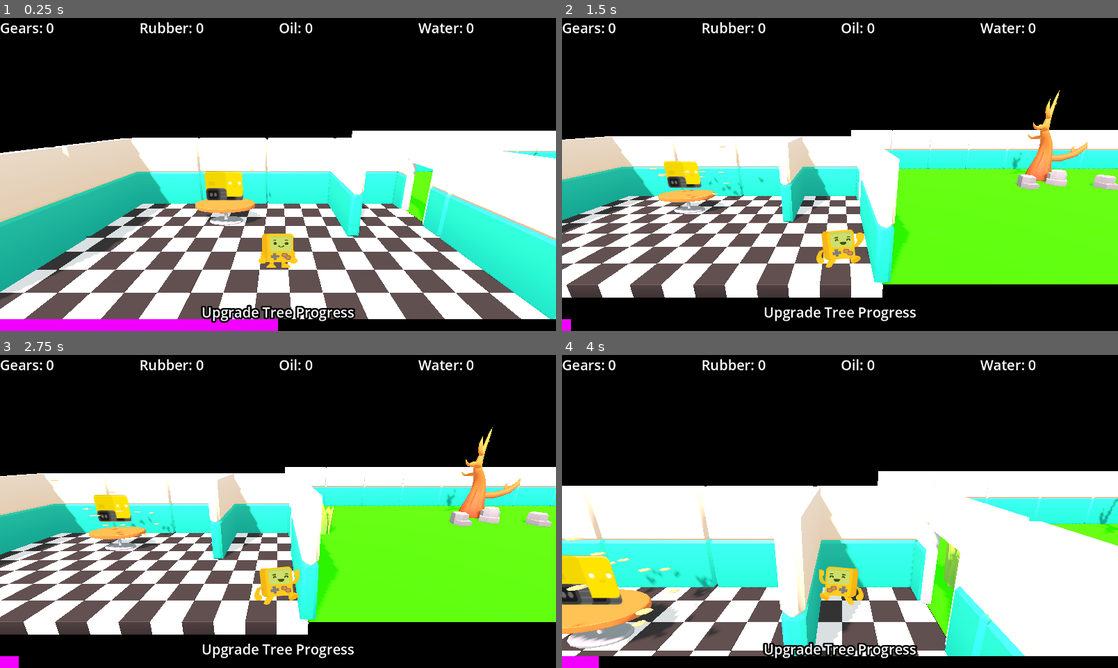
Above: before the commit, frames 1-4 (two rows, left to right).
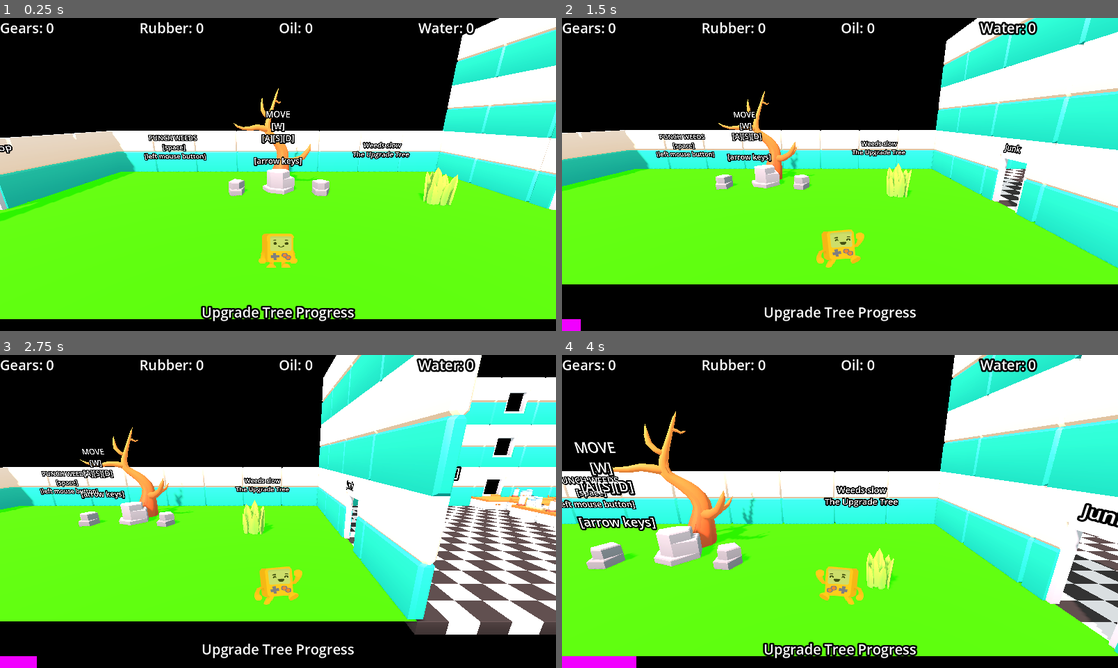
Above: after the commit, the same moments.

Repository: GentoMedia/SoloDevelopment-Jam-Parts-and-Upgrades
Game: Godot game, scene res://main.tscn
The game is run twice, just before and just after one commit, with the same random seed, the same clock (stepped at 60 frames per second) and the same inputs.
Inputs:
- Up to frame 1 (0.25 s): no input
- Up to frame 2 (1.5 s): tap Enter (ui_accept) at 0.5, 1.35 s; hold Right (ui_right) 0.53-1.28 s; hold Enter (ui_accept) 0.53-1.28 s; hold Down (ui_down) from 1.28 s (still down)
- Up to frame 3 (2.75 s): tap Enter (ui_accept) at 1.52, 1.82 s; release Down (ui_down) at 2.03 s; hold Right (ui_right) from 2.03 s (still down); hold Enter (ui_accept) from 2.03 s (still down)
- Up to frame 4 (4 s): release Right (ui_right) at 2.78 s; release Enter (ui_accept) at 2.78 s; hold Up (ui_up) 2.78-3.53 s; tap Enter (ui_accept) at 2.85, 3.02, 3.32 s; hold Left (ui_left) from 3.53 s (still down); hold Enter (ui_accept) from 3.53 s (still down)

The runs differ from the first frame. In frame 1, 62% of the frame differs, in the area x 0-100%, y 0-100%; in frame 2, 49%; in frame 3, 60%; in frame 4, 63%.

Commit message:
Complete all major components

Diff:
--- a/Scenes/garden.tscn
+++ b/Scenes/garden.tscn
@@ -1,9 +1,10 @@
-[gd_scene load_steps=45 format=3 uid="uid://caf7e0f235amn"]
+[gd_scene load_steps=56 format=3 uid="uid://caf7e0f235amn"]
 
 [ext_resource type="Script" uid="uid://dcxo47vi4jqa7" path="res://Scripts/garden.gd" id="1_xq240"]
 [ext_resource type="MeshLibrary" uid="uid://cyqarjptmbdn" path="res://Scenes/GameMeshLibrary.tres" id="1_ynvo8"]
 [ext_resource type="PackedScene" uid="uid://c12cssp6ck5bw" path="res://Scenes/player.tscn" id="2_n2vb7"]
 [ext_resource type="PackedScene" uid="uid://con7um7843dr5" path="res://Assets/Nature/Tree_1_A_Color1.gltf" id="3_jh4tr"]
+[ext_resource type="PackedScene" uid="uid://baspo7s7lqbx6" path="res://Scenes/weed.tscn" id="3_k5qci"]
 [ext_resource type="PackedScene" uid="uid://dwsydnlhbnptw" path="res://Assets/Nature/Tree_Bare_1_C_Color1.gltf" id="3_mlwpc"]
 [ext_resource type="PackedScene" uid="uid://h1ythg7mo0tv" path="res://Assets/Nature/Bush_2_A_Color1.gltf" id="4_1kdxx"]
 [ext_resource type="PackedScene" uid="uid://p3t6mbaho3u6" path="res://Assets/Nature/Tree_1_B_Color1.gltf" id="4_8d8dg"]
@@ -19,10 +20,14 @@
 [ext_resource type="PackedScene" uid="uid://wbklrsnu4unt" path="res://Assets/Nature/Rock_1_A_Color1.gltf" id="16_6lr3m"]
 [ext_resource type="PackedScene" uid="uid://dnfglq7iuj60y" path="res://Assets/Nature/Rock_1_C_Color1.gltf" id="16_62yoy"]
 [ext_resource type="PackedScene" uid="uid://cipo48txgaqj8" path="res://Assets/Nature/Rock_1_D_Color1.gltf" id="17_dw4ua"]
-[ext_resource type="PackedScene" uid="uid://bfw7wqnc0k7cx" path="res://Scenes/junk_spawner.tscn" id="19_dw4ua"]
+[ext_resource type="Script" uid="uid://xp1gslsbx5i1" path="res://Scripts/upgrade.gd" id="17_ystxh"]
+[ext_resource type="PackedScene" uid="uid://beq3kqicutqsg" path="res://Scenes/junk_spawners.tscn" id="21_k5qci"]
 [ext_resource type="PackedScene" uid="uid://8yvx3o5bvytt" path="res://Assets/Kitchen/table_round_A.gltf" id="22_iyy26"]
 [ext_resource type="Script" uid="uid://cyhqnitjxyltq" path="res://Scripts/robot_builder.gd" id="22_ystxh"]
 [ext_resource type="Texture2D" uid="uid://deqktnnfp2t12" path="res://Assets/Characters/Robots/robot_yellowDrive1.png" id="23_ystxh"]
+[ext_resource type="Script" uid="uid://bktarrh2y3r2o" path="res://Scripts/control_indicator.gd" id="25_324xe"]
+[ext_resource type="Script" uid="uid://cxqykxk1oqppj" path="res://Scripts/junk_resetter.gd" id="27_2xebt"]
+[ext_resource type="PackedScene" uid="uid://0bfxntgiu3ga" path="res://Assets/Nature2/Tree_Fruit.gltf" id="27_6rgxs"]
 
 [sub_resource type="ProceduralSkyMaterial" id="ProceduralSkyMaterial_n2vb7"]
 sky_top_color = Color(6.33401e-05, 0.341348, 0.964184, 1)
@@ -183,6 +188,52 @@
 height = 1.0
 radius = 0.74707
 
+[sub_resource type="BoxShape3D" id="BoxShape3D_ystxh"]
+size = Vector3(12, 3, 6)
+
+[sub_resource type="BoxShape3D" id="BoxShape3D_324xe"]
+size = Vector3(2, 2, 8)
+
+[sub_resource type="CylinderShape3D" id="CylinderShape3D_2xebt"]
+radius = 0.25
+
+[sub_resource type="Animation" id="Animation_quso3"]
+length = 0.001
+tracks/0/type = "value"
+tracks/0/imported = false
+tracks/0/enabled = true
+tracks/0/path = NodePath("Tree_Fruit2:scale")
+tracks/0/interp = 1
+tracks/0/loop_wrap = true
+tracks/0/keys = {
+"times": PackedFloat32Array(0),
+"transitions": PackedFloat32Array(1),
+"update": 0,
+"values": [Vector3(0.4, 0.4, 0.4)]
+}
+
+[sub_resource type="Animation" id="Animation_2xebt"]
+resource_name = "hit"
+length = 0.4
+tracks/0/type = "value"
+tracks/0/imported = false
+tracks/0/enabled = true
+tracks/0/path = NodePath("Tree_Fruit2:scale")
+tracks/0/interp = 1
+tracks/0/loop_wrap = true
+tracks/0/keys = {
+"times": PackedFloat32Array(0, 0.1, 0.2, 0.3, 0.4),
+"transitions": PackedFloat32Array(1, 1, 1, 1, 1),
+"update": 0,
+"values": [Vector3(0.4, 0.4, 0.4), Vector3(0.3, 0.3, 0.3), Vector3(0.4, 0.4, 0.4), Vector3(0.5, 0.5, 0.5), Vector3(0.4, 0.4, 0.4)]
+}
+
+[sub_resource type="AnimationLibrary" id="AnimationLibrary_yik2i"]
+_data = {
+&"RESET": SubResource("Animation_quso3"),
+&"hit": SubResource("Animation_2xebt")
+}
+
 [node name="Garden" type="Node3D"]
 process_mode = 1
 script = ExtResource("1_xq240")
@@ -221,6 +272,9 @@
 
 [node name="Weeds" type="Node3D" parent="Ground"]
 
+[node name="Weed" parent="Ground/Weeds" instance=ExtResource("3_k5qci")]
+transform = Transform3D(1, 0, 0, 0, 1, 0, 0, 0, 1, 5, 0, 0)
+
 [node name="UpgradeTree" type="Node3D" parent="."]
 transform = Transform3D(1, 0, 0, 0, 1, 0, 0, 0, 1, 0, 0, -6)
 
@@ -293,20 +347,22 @@
 [node name="PlayerAttack" parent="UpgradeSpot" instance=ExtResource("16_62yoy")]
 transform = Transform3D(0.982097, 0, -0.188376, 0, 1, 0, 0.188376, 0, 0.982097, -1.5, -0.1, 0.2)
 
-[node name="StaticBody3D" type="StaticBody3D" parent="UpgradeSpot/PlayerAttack"]
+[node name="StaticBody3D" type="StaticBody3D" parent="UpgradeSpot/PlayerAttack" groups=["Destroyable"]]
 collision_layer = 4
 collision_mask = 4
+script = ExtResource("17_ystxh")
 
 [node name="CollisionShape3D" type="CollisionShape3D" parent="UpgradeSpot/PlayerAttack/StaticBody3D"]
 transform = Transform3D(1, 0, -7.45058e-08, 0, 1, 0, 7.45058e-08, 0, 1, 0.0220001, 0.365107, -0.027)
 shape = SubResource("CylinderShape3D_ystxh")
 
 [node name="RobotEfficiency" parent="UpgradeSpot" instance=ExtResource("17_dw4ua")]
-transform = Transform3D(0.044016, 0, -0.598383, 0, 0.6, 0, 0.598383, 0, 0.044016, -0.0335426, -0.1, -0.2)
-
-[node name="StaticBody3D" type="StaticBody3D" parent="UpgradeSpot/RobotEfficiency"]
+transform = Transform3D(0.07336, 0, -0.997306, 0, 1, 0, 0.997306, 0, 0.07336, -0.0335426, -0.386071, -0.2)
+
+[node name="StaticBody3D" type="StaticBody3D" parent="UpgradeSpot/RobotEfficiency" groups=["Destroyable"]]
 collision_layer = 4
 collision_mask = 4
+script = ExtResource("17_ystxh")
 
 [node name="CollisionShape3D" type="CollisionShape3D" parent="UpgradeSpot/RobotEfficiency/StaticBody3D"]
 transform = Transform3D(1, 0, 0, 0, 1, 0, 0, 0, 1, 0.00693512, 0.601074, -0.0942829)
@@ -315,9 +371,10 @@
 [node name="PlayerSpeed" parent="UpgradeSpot" instance=ExtResource("16_6lr3m")]
 transform = Transform3D(0.888689, 0, -0.45851, 0, 1, 0, 0.45851, 0, 0.888689, 1.5, -0.1, 0.2)
 
-[node name="StaticBody3D" type="StaticBody3D" parent="UpgradeSpot/PlayerSpeed"]
+[node name="StaticBody3D" type="StaticBody3D" parent="UpgradeSpot/PlayerSpeed" groups=["Destroyable"]]
 collision_layer = 4
 collision_mask = 4
+script = ExtResource("17_ystxh")
 
 [node name="CollisionShape3D" type="CollisionShape3D" parent="UpgradeSpot/PlayerSpeed/StaticBody3D"]
 transform = Transform3D(1, 0, -5.96046e-08, 0, 1, 0, 5.96046e-08, 0, 1, -0.02, 0.350856, 0.0100002)
@@ -347,37 +404,37 @@
 angular_velocity_max = 32.0
 scale_amount_min = 0.8
 
-[node name="JunkSpawners" type="Node3D" parent="."]
-
-[node name="JunkSpawner" parent="JunkSpawners" instance=ExtResource("19_dw4ua")]
-transform = Transform3D(1, 0, 0, 0, 1, 0, 0, 0, 1, 20, 0, -4)
-
-[node name="JunkSpawner2" parent="JunkSpawners" instance=ExtResource("19_dw4ua")]
-transform = Transform3D(1, 0, 0, 0, 1, 0, 0, 0, 1, 28, 0, -4)
-
-[node name="JunkSpawner3" parent="JunkSpawners" instance=ExtResource("19_dw4ua")]
-transform = Transform3D(1, 0, 0, 0, 1, 0, 0, 0, 1, 36, 0, -4)
-
-[node name="JunkSpawner4" parent="JunkSpawners" instance=ExtResource("19_dw4ua")]
-transform = Transform3D(1, 0, 0, 0, 1, 0, 0, 0, 1, 36, 0, -12)
-
-[node name="JunkSpawner5" parent="JunkSpawners" instance=ExtResource("19_dw4ua")]
-transform = Transform3D(1, 0, 0, 0, 1, 0, 0, 0, 1, 44, 0, -12)
-
-[node name="JunkSpawner6" parent="JunkSpawners" instance=ExtResource("19_dw4ua")]
-transform = Transform3D(1, 0, 0, 0, 1, 0, 0, 0, 1, 44, 0, -4)
-
-[node name="JunkSpawner7" parent="JunkSpawners" instance=ExtResource("19_dw4ua")]
-transform = Transform3D(1, 0, 0, 0, 1, 0, 0, 0, 1, 52, 0, -4)
-
-[node name="JunkSpawner8" parent="JunkSpawners" instance=ExtResource("19_dw4ua")]
-transform = Transform3D(1, 0, 0, 0, 1, 0, 0, 0, 1, 60, 0, -4)
-
-[node name="JunkSpawner9" parent="JunkSpawners" instance=ExtResource("19_dw4ua")]
-transform = Transform3D(1, 0, 0, 0, 1, 0, 0, 0, 1, 60, 0, -12)
-
-[node name="JunkSpawner10" parent="JunkSpawners" instance=ExtResource("19_dw4ua")]
-transform = Transform3D(1, 0, 0, 0, 1, 0, 0, 0, 1, 68, 0, -4)
+[node name="Label3D" type="Label3D" parent="UpgradeSpot/UpgradeIndicator"]
+transform = Transform3D(1, 0, 0, 0, 1, 0, 0, 0, 1, 0, 2, 0.5)
+text = "UPGRADE!"
+font_size = 128
+outline_size = 64
+
+[node name="Label3D2" type="Label3D" parent="UpgradeSpot/UpgradeIndicator"]
+transform = Transform3D(0.888689, 0, -0.45851, 0, 1, 0, 0.45851, 0, 0.888689, 1.5, 0.158587, 0.350715)
+billboard = 2
+text = "Player
+Speed"
+font_size = 48
+outline_size = 24
+
+[node name="Label3D3" type="Label3D" parent="UpgradeSpot/UpgradeIndicator"]
+transform = Transform3D(0.07336, 0, -0.997306, 0, 1, 0, 0.997306, 0, 0.07336, 0.0658422, 0.468552, 0.118617)
+billboard = 2
+text = "Robot
+Power"
+font_size = 48
+outline_size = 24
+
+[node name="Label3D4" type="Label3D" parent="UpgradeSpot/UpgradeIndicator"]
+transform = Transform3D(0.982097, 0, -0.188376, 0, 1, 0, 0.188376, 0, 0.982097, -1.5, 0.172668, 0.333164)
+billboard = 2
+text = "Player
+Punch"
+font_size = 48
+outline_size = 24
+
+[node name="JunkSpawners" parent="." instance=ExtResource("21_k5qci")]
 
 [node name="RobotBuilder" type="StaticBody3D" parent="." groups=["Destroyable"]]
 transform = Transform3D(1, 0, 0, 0, 1, 0, 0, 0, 1, -13, 0, -2.75)
@@ -413,10 +470,143 @@
 transform = Transform3D(1, 0, 0, 0, 1, 0, 0, 0, 1, 0, 0.5, 0)
 shape = SubResource("CylinderShape3D_iyy26")
 
+[node name="Label3D" type="Label3D" parent="RobotBuilder"]
+transform = Transform3D(1, 0, 0, 0, 1, 0, 0, 0, 1, 0, 2, -1)
+billboard = 2
+text = "Build Robot"
+font_size = 64
+outline_size = 32
+
+[node name="Label3D2" type="Label3D" parent="RobotBuilder"]
+transform = Transform3D(1, 0, 0, 0, 1, 0, 0, 0, 1, 1, 1, -1)
+billboard = 2
+text = "PARTS NEEDED
+Gears:  20
+Rubber:  12
+Oil:  4
+Water:  4"
+font_size = 48
+outline_size = 24
+horizontal_alignment = 0
+
 [node name="Robots" type="Node3D" parent="."]
 
+[node name="ControlIndicator" type="Area3D" parent="."]
+script = ExtResource("25_324xe")
+
+[node name="CollisionShape3D" type="CollisionShape3D" parent="ControlIndicator"]
+transform = Transform3D(1, 0, 0, 0, 1, 0, 0, 0, 1, 0, 0, -3)
+shape = SubResource("BoxShape3D_ystxh")
+
+[node name="Label3D" type="Label3D" parent="ControlIndicator"]
+transform = Transform3D(1, 0, 0, 0, 1, 0, 0, 0, 1, 0, 2, -4)
+billboard = 2
+text = "MOVE
+[W]
+[A][S][D]
+
+[arrow keys]"
+font_size = 48
+outline_size = 24
+
+[node name="Label3D2" type="Label3D" parent="ControlIndicator"]
+transform = Transform3D(1, 0, 0, 0, 1, 0, 0, 0, 1, -5, 1.25, -7.8)
+text = "PUNCH WEEDS
+[space]
+[left mouse button]"
+font_size = 64
+outline_size = 32
+
+[node name="Label3D3" type="Label3D" parent="ControlIndicator"]
+transform = Transform3D(1, 0, 0, 0, 1, 0, 0, 0, 1, 5, 1.125, -7.8)
+text = "Weeds slow
+The Upgrade Tree"
+font_size = 64
+outline_size = 32
+
+[node name="RobotPickupLabel" type="Label3D" parent="."]
+transform = Transform3D(-4.37114e-08, 0, 1, 0, 1, 0, -1, 0, -4.37114e-08, -15.8, 1, -1.25)
+text = "PICK UP ROBOT
+[space]
+[left mouse button]"
+font_size = 48
+outline_size = 24
+
+[node name="RobotWorkshopLabel" type="Label3D" parent="."]
+transform = Transform3D(-4.37114e-08, 0, 1, 0, 1, 0, -1, 0, -4.37114e-08, -7.8, 1.75, -3)
+text = "Robot Workshop
+"
+font_size = 48
+outline_size = 24
+
+[node name="JunkLabel" type="Label3D" parent="."]
+transform = Transform3D(1.19249e-08, 0, -1, 0, 1, 0, 1, 0, 1.19249e-08, 7.8, 1.75, -3)
+text = "Junk"
+font_size = 48
+outline_size = 24
+
+[node name="Label3D3" type="Label3D" parent="."]
+transform = Transform3D(1, 0, 0, 0, 1, 0, 0, 0, 1, -9, 1.134, -3.7)
+billboard = 2
+text = "Robots kill
+weeds and
+break junk"
+font_size = 48
+outline_size = 24
+
+[node name="Junk Tutorial" type="Area3D" parent="."]
+transform = Transform3D(1, 0, 0, 0, 1, 0, 0, 0, 1, 16, 1, -4)
+script = ExtResource("25_324xe")
+
+[node name="Label3D" type="Label3D" parent="Junk Tutorial"]
+transform = Transform3D(1, 0, 0, 0, 1, 0, 0, 0, 1, -4, 2.5, -3.8)
+text = "BREAK JUNK
+GET PARTS
+
+[space]
+[left mouse button]"
+font_size = 128
+outline_size = 64
+
+[node name="CollisionShape3D" type="CollisionShape3D" parent="Junk Tutorial"]
+shape = SubResource("BoxShape3D_324xe")
+
 [node name="Player" parent="." instance=ExtResource("2_n2vb7")]
-transform = Transform3D(1, 0, 0, 0, 1, 0, 0, 0, 1, -11.679, 0.5, -1)
+transform = Transform3D(1, 0, 0, 0, 1, 0, 0, 0, 1, 0, 0.5, -1)
 
 [node name="Camera3D" type="Camera3D" parent="Player"]
 transform = Transform3D(1, 0, 0, 0, 0.965926, 0.258819, 0, -0.258819, 0.965926, 0, 2, 3)
+
+[node name="JunkResetter" type="StaticBody3D" parent="." groups=["Destroyable"]]
+transform = Transform3D(1, 0, 0, 0, 1, 0, 0, 0, 1, 76, 0, -3)
+script = ExtResource("27_2xebt")
+
+[node name="CollisionShape3D" type="CollisionShape3D" parent="JunkResetter"]
+transform = Transform3D(1, 0, 0, 0, 1, 0, 0, 0, 1, 0, 1, 0)
+shape = SubResource("CylinderShape3D_2xebt")
+
+[node name="Tree_Fruit2" parent="JunkResetter" instance=ExtResource("27_6rgxs")]
+transform = Transform3D(0.4, 0, 0, 0, 0.4, 0, 0, 0, 0.4, 0, 0, 0)
+
+[node name="AnimationPlayer" type="AnimationPlayer" parent="JunkResetter"]
+libraries = {
+&"": SubResource("AnimationLibrary_yik2i")
+}
+
+[node name="Timer" type="Timer" parent="JunkResetter"]
+wait_time = 5.0
+
+[node name="Label3D" type="Label3D" parent="JunkResetter"]
+transform = Transform3D(1, 0, 0, 0, 1, 0, 0, 0, 1, -1.3, 1, -0.8)
+text = "Get more Junk!"
+font_size = 64
+outline_size = 32
+
+[connection signal="upgrade" from="UpgradeSpot/PlayerAttack/StaticBody3D" to="." method="activate_upgrade"]
+[connection signal="upgrade" from="UpgradeSpot/RobotEfficiency/StaticBody3D" to="." method="activate_upgrade"]
+[connection signal="upgrade" from="UpgradeSpot/PlayerSpeed/StaticBody3D" to="." method="activate_upgrade"]
+[connection signal="new_robots" from="RobotBuilder" to="." method="update_robots"]
+[connection signal="body_exited" from="ControlIndicator" to="ControlIndicator" method="_on_body_exited"]
+[connection signal="body_exited" from="Junk Tutorial" to="Junk Tutorial" method="_on_body_exited"]
+[connection signal="new_robots" from="Player" to="." method="update_robots"]
+[connection signal="update_junk" from="JunkResetter" to="." method="reset_junk"]
--- /dev/null
+++ b/Scenes/junk_spawners.tscn
@@ -0,0 +1,35 @@
+[gd_scene load_steps=2 format=3 uid="uid://beq3kqicutqsg"]
+
+[ext_resource type="PackedScene" uid="uid://bfw7wqnc0k7cx" path="res://Scenes/junk_spawner.tscn" id="1_m1jgq"]
+
+[node name="JunkSpawners" type="Node3D"]
+
+[node name="JunkSpawner" parent="." instance=ExtResource("1_m1jgq")]
+transform = Transform3D(1, 0, 0, 0, 1, 0, 0, 0, 1, 20, 0, -4)
+
+[node name="JunkSpawner2" parent="." instance=ExtResource("1_m1jgq")]
+transform = Transform3D(1, 0, 0, 0, 1, 0, 0, 0, 1, 28, 0, -4)
+
+[node name="JunkSpawner3" parent="." instance=ExtResource("1_m1jgq")]
+transform = Transform3D(1, 0, 0, 0, 1, 0, 0, 0, 1, 36, 0, -4)
+
+[node name="JunkSpawner4" parent="." instance=ExtResource("1_m1jgq")]
+transform = Transform3D(1, 0, 0, 0, 1, 0, 0, 0, 1, 36, 0, -12)
+
+[node name="JunkSpawner5" parent="." instance=ExtResource("1_m1jgq")]
+transform = Transform3D(1, 0, 0, 0, 1, 0, 0, 0, 1, 44, 0, -12)
+
+[node name="JunkSpawner6" parent="." instance=ExtResource("1_m1jgq")]
+transform = Transform3D(1, 0, 0, 0, 1, 0, 0, 0, 1, 44, 0, -4)
+
+[node name="JunkSpawner7" parent="." instance=ExtResource("1_m1jgq")]
+transform = Transform3D(1, 0, 0, 0, 1, 0, 0, 0, 1, 52, 0, -4)
+
+[node name="JunkSpawner8" parent="." instance=ExtResource("1_m1jgq")]
+transform = Transform3D(1, 0, 0, 0, 1, 0, 0, 0, 1, 60, 0, -4)
+
+[node name="JunkSpawner9" parent="." instance=ExtResource("1_m1jgq")]
+transform = Transform3D(1, 0, 0, 0, 1, 0, 0, 0, 1, 60, 0, -12)
+
+[node name="JunkSpawner10" parent="." instance=ExtResource("1_m1jgq")]
+transform = Transform3D(1, 0, 0, 0, 1, 0, 0, 0, 1, 68, 0, -4)
--- a/Scenes/parts.tscn
+++ b/Scenes/parts.tscn
@@ -22,22 +22,22 @@
 tracks/0/interp = 2
 tracks/0/loop_wrap = true
 tracks/0/keys = {
-"times": PackedFloat32Array(0, 0.501856, 0.999622, 1.50254, 2),
+"times": PackedFloat32Array(0, 0.501856, 0.999622, 1.53333, 2),
 "transitions": PackedFloat32Array(1, 1, 1, 1, 1),
 "update": 0,
-"values": [Vector3(0, 0, 0), Vector3(0, -0.1, 0), Vector3(0, 0, 0), Vector3(0, 0.1, 0), Vector3(0, 0, 0)]
+"values": [Vector3(0, 0, 0), Vector3(0, -0.1, 0), Vector3(0, 0, 0), Vector3(0, 0.5, 0), Vector3(0, 0, 0)]
 }
 tracks/1/type = "value"
 tracks/1/imported = false
 tracks/1/enabled = true
 tracks/1/path = NodePath("Part:rotation")
-tracks/1/interp = 2
-tracks/1/loop_wrap = true
+tracks/1/interp = 1
+tracks/1/loop_wrap = false
 tracks/1/keys = {
-"times": PackedFloat32Array(0, 0.501856, 0.999622, 1.50254, 2),
-"transitions": PackedFloat32Array(1, 1, 1, 1, 1),
+"times": PackedFloat32Array(0, 2),
+"transitions": PackedFloat32Array(1, 1),
 "update": 0,
-"values": [Vector3(0.523599, 0, 0), Vector3(0.523599, 1.5708, 0), Vector3(0.523599, 3.14159, 0), Vector3(0.523599, 4.71239, 0), Vector3(0.523599, 6.28319, 0)]
+"values": [Vector3(0.523599, 0, 0), Vector3(0.523599, 6.28319, 0)]
 }
 
 [sub_resource type="Animation" id="Animation_5vw27"]
@@ -82,8 +82,8 @@
 
 [sub_resource type="SphereMesh" id="SphereMesh_4c57u"]
 material = SubResource("StandardMaterial3D_kek77")
-radius = 0.02
-height = 0.04
+radius = 0.04
+height = 0.08
 radial_segments = 6
 rings = 3
 
--- a/Scenes/weed.tscn
+++ b/Scenes/weed.tscn
@@ -6,6 +6,57 @@
 [sub_resource type="CylinderShape3D" id="CylinderShape3D_bms01"]
 height = 1.0
 radius = 0.431152
+
+[sub_resource type="Animation" id="Animation_laajj"]
+length = 0.001
+tracks/0/type = "value"
+tracks/0/imported = false
+tracks/0/enabled = true
+tracks/0/path = NodePath(".:scale")
+tracks/0/interp = 1
+tracks/0/loop_wrap = true
+tracks/0/keys = {
+"times": PackedFloat32Array(0),
+"transitions": PackedFloat32Array(1),
+"update": 0,
+"values": [Vector3(1, 1, 1)]
+}
+
+[sub_resource type="Animation" id="Animation_dm20l"]
+resource_name = "hit"
+length = 0.4
+tracks/0/type = "value"
+tracks/0/imported = false
+tracks/0/enabled = true
+tracks/0/path = NodePath(".:scale")
+tracks/0/interp = 2
+tracks/0/loop_wrap = true
+tracks/0/keys = {
+"times": PackedFloat32Array(0, 0.1, 0.2, 0.4),
+"transitions": PackedFloat32Array(1, 1, 1, 1),
+"update": 0,
+"values": [Vector3(1, 1, 1), Vector3(1.1, 1.1, 1.1), Vector3(1, 1, 1), Vector3(0.01, 0.01, 0.01)]
+}
+tracks/1/type = "method"
+tracks/1/imported = false
+tracks/1/enabled = true
+tracks/1/path = NodePath(".")
+tracks/1/interp = 1
+tracks/1/loop_wrap = true
+tracks/1/keys = {
+"times": PackedFloat32Array(0.4),
+"transitions": PackedFloat32Array(1),
+"values": [{
+"args": [],
+"method": &"queue_free"
+}]
+}
+
+[sub_resource type="AnimationLibrary" id="AnimationLibrary_aqk4a"]
+_data = {
+&"RESET": SubResource("Animation_laajj"),
+&"hit": SubResource("Animation_dm20l")
+}
 
 [node name="Weed" type="StaticBody3D" groups=["Destroyable"]]
 collision_layer = 2
@@ -18,3 +69,8 @@
 
 [node name="Grass_1_C_Color12" parent="." instance=ExtResource("1_bms01")]
 transform = Transform3D(1, 0, 0, 0, 2, 0, 0, 0, 1, 0, 0, 0)
+
+[node name="AnimationPlayer" type="AnimationPlayer" parent="."]
+libraries = {
+&"": SubResource("AnimationLibrary_aqk4a")
+}
--- /dev/null
+++ b/Scripts/control_indicator.gd
@@ -0,0 +1,6 @@
+extends Area3D
+
+
+func _on_body_exited(body: Node3D) -> void:
+	if body.name == "Player":
+		queue_free()
--- a/Scripts/garden.gd
+++ b/Scripts/garden.gd
@@ -2,6 +2,9 @@
 
 
 @onready var weed = preload("res://Scenes/weed.tscn")
+var upgrades = {"PlayerSpeed": 0, "PlayerAttack": 0, "RobotEfficiency": 0}
+signal upgraded(upgrades : int)
+@onready var junk_spawners = preload("res://Scenes/junk_spawners.tscn")
 
 
 func make_weed():
@@ -9,3 +12,28 @@
 	$Ground/Weeds.add_child(new_weed)
 	var new_pos = Vector3(randi_range(-7, 7), 0, randi_range(0, 3))
 	new_weed.position = new_pos
+
+
+func activate_upgrade(upgrade : String):
+	if $UpgradeSpot/UpgradeIndicator.visible and upgrades[upgrade] <= 4:
+		upgrades[upgrade] += 1
+		get_node("UpgradeTree/TreeTrunk/" + upgrade + "/Upgrade" + str(upgrades[upgrade])).visible = true
+
+		if upgrade == "PlayerAttack":
+			$Player.attack += 1
+		if upgrade == "PlayerSpeed":
+			$Player.speed += 0.5
+		if upgrade == "RobotEfficiency":
+			update_robots()
+		$UpgradeSpot/UpgradeIndicator.visible = false
+		upgraded.emit(upgrades["PlayerAttack"] + upgrades["PlayerSpeed"] + upgrades["RobotEfficiency"])
+
+func update_robots():
+	for robot in $Robots.get_children():
+		robot.attack = 1 + upgrades["RobotEfficiency"]
+		robot.speed = 1.0 + (0.25 * float(upgrades["RobotEfficiency"]))
+
+func reset_junk():
+	$JunkSpawners.queue_free()
+	var new_junk = junk_spawners.instantiate()
+	add_child(new_junk)
--- /dev/null
+++ b/Scripts/junk_resetter.gd
@@ -0,0 +1,9 @@
+extends StaticBody3D
+signal update_junk
+
+
+func hit_machine(_damage : int):
+	if $Timer.is_stopped():
+		update_junk.emit()
+		$AnimationPlayer.play("hit")
+		$Timer.start()
--- a/Scripts/parts.gd
+++ b/Scripts/parts.gd
@@ -5,7 +5,7 @@
 func _ready() -> void:
 	$AnimationPlayer.play("Powerup")
 
-func _on_body_entered(body: Node3D) -> void:
+func _on_body_entered(_body: Node3D) -> void:
 	get_node("/root/Main").update_materials(material, 1)
 	queue_free()
 
--- a/Scripts/player.gd
+++ b/Scripts/player.gd
@@ -9,6 +9,8 @@
 var attack = 1
 
 @onready var robot = preload("res://Scenes/robot.tscn")
+
+signal new_robots
 
 func _physics_process(delta: float) -> void:
 	# Add the gravity.
@@ -48,6 +50,7 @@
 			else:
 				new_robot.position = position + Vector3(1, 0 ,0)
 			$RobotIndicator.visible = false
+			new_robots.emit()
 
 
 
--- a/Scripts/robot.gd
+++ b/Scripts/robot.gd
@@ -88,5 +88,5 @@
 
 
 func _on_detector_body_entered(body: Node3D) -> void:
-	if body.is_in_group("Destroyable"):
+	if body.is_in_group("Destroyable") and target == null:
 		target = body
--- a/Scripts/robot_builder.gd
+++ b/Scripts/robot_builder.gd
@@ -4,11 +4,12 @@
 
 @onready var main = get_node("/root/Main")
 @onready var robot = preload("res://Scenes/robot.tscn")
+signal new_robots
 
 func _ready() -> void:
 	$AnimationPlayer.play("Normal")
 
-func hit_machine(damage : int):
+func hit_machine(_damage : int):
 	$AnimationPlayer.play("Hit")
 	if main.materials["parts"] >= cost["parts"]:
 		if main.materials["rubber"] >= cost["rubber"]:
@@ -25,6 +26,7 @@
 	var new_robot = robot.instantiate()
 	get_node("/root/Main/Garden/Robots").add_child(new_robot)
 	new_robot.position = Vector3(-15.0, 0.5, -1.0)
+	new_robots.emit()
 
 func reset_animation():
 	$AnimationPlayer.play("Normal")
--- /dev/null
+++ b/Scripts/upgrade.gd
@@ -0,0 +1,7 @@
+extends StaticBody3D
+
+signal upgrade (upgrade_name : String)
+
+
+func hit_machine(_damage : int):
+	upgrade.emit(get_parent().name)
--- a/Scripts/weed.gd
+++ b/Scripts/weed.gd
@@ -1,4 +1,4 @@
 extends StaticBody3D
 
-func hit_machine(damage : int):
-	queue_free()
+func hit_machine(_damage : int):
+	$AnimationPlayer.play("hit")
--- a/main.gd
+++ b/main.gd
@@ -1,11 +1,12 @@
 extends Node3D
 
+@export var upgrade_base_timer = 30
 var materials = {"parts":0, "rubber":0, "oil":0, "water":0}
 var upgrades = 0
-var time_to_upgrade = 60
+var time_to_upgrade
 
 func _ready() -> void:
-	time_to_upgrade = 60 * (upgrades + 1)
+	time_to_upgrade = upgrade_base_timer * (upgrades + 1)
 	update_materials("parts", 0)
 	randomize()
 
@@ -27,7 +28,12 @@
 		if time_to_upgrade <= 0:
 			time_to_upgrade = 0
 			$Garden/UpgradeSpot/UpgradeIndicator.visible = true
-		$HUD/ProgressBar.value = (1 - time_to_upgrade/(float(60*(upgrades+1))))*100
+		$HUD/ProgressBar.value = (1 - time_to_upgrade/(float(upgrade_base_timer*(upgrades+1))))*100
 
-	if randi_range(1, 10 + upgrades) >= 10:
+	if randi_range(upgrades, 12) >= 10:
 		$Garden.make_weed()
+
+func upgrade_update(upgrade_amount : int):
+	upgrades = upgrade_amount
+	time_to_upgrade = upgrade_base_timer * (upgrades + 1)
+	$HUD/ProgressBar.value = 0
--- a/main.tscn
+++ b/main.tscn
@@ -34,7 +34,6 @@
 grow_vertical = 0
 theme_override_styles/background = SubResource("StyleBoxFlat_0xm2m")
 theme_override_styles/fill = SubResource("StyleBoxFlat_h2yge")
-value = 50.0
 show_percentage = false
 
 [node name="UpgradeLabel" type="Label" parent="HUD"]
@@ -95,4 +94,5 @@
 [node name="Timer" type="Timer" parent="GameLogic"]
 autostart = true
 
+[connection signal="upgraded" from="Garden" to="." method="upgrade_update"]
 [connection signal="timeout" from="GameLogic/Timer" to="." method="_on_timer_timeout"]
Not shown: 1 places in Scenes/weed.tscn that only renumber resources
Not shown, added: Scripts/control_indicator.gd.uid
Not shown, added: Scripts/junk_resetter.gd.uid
Not shown, added: Scripts/upgrade.gd.uid
